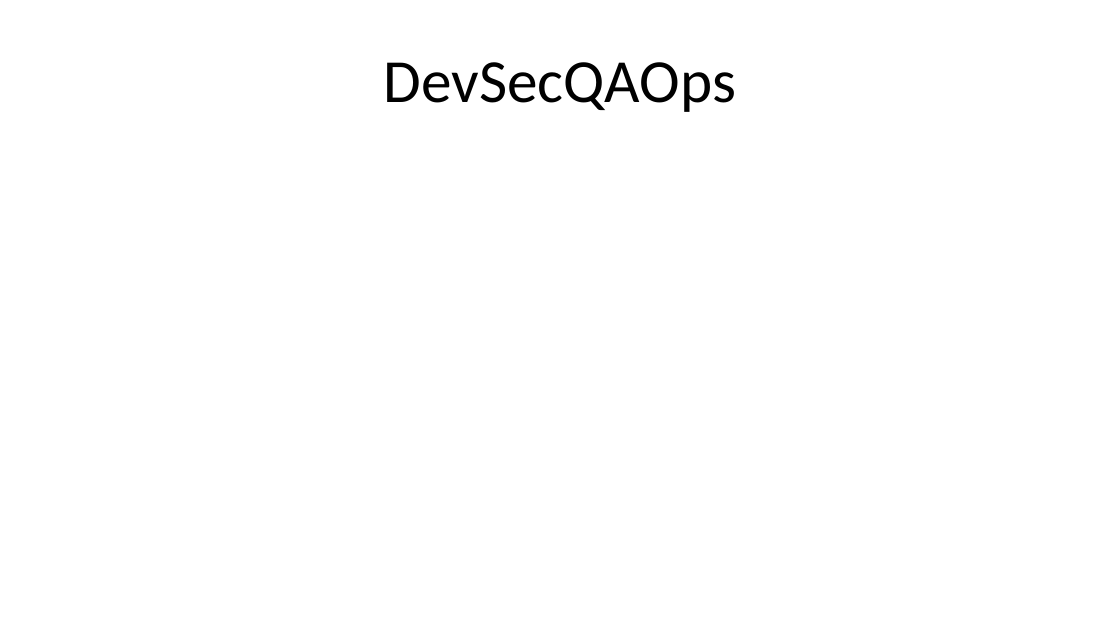
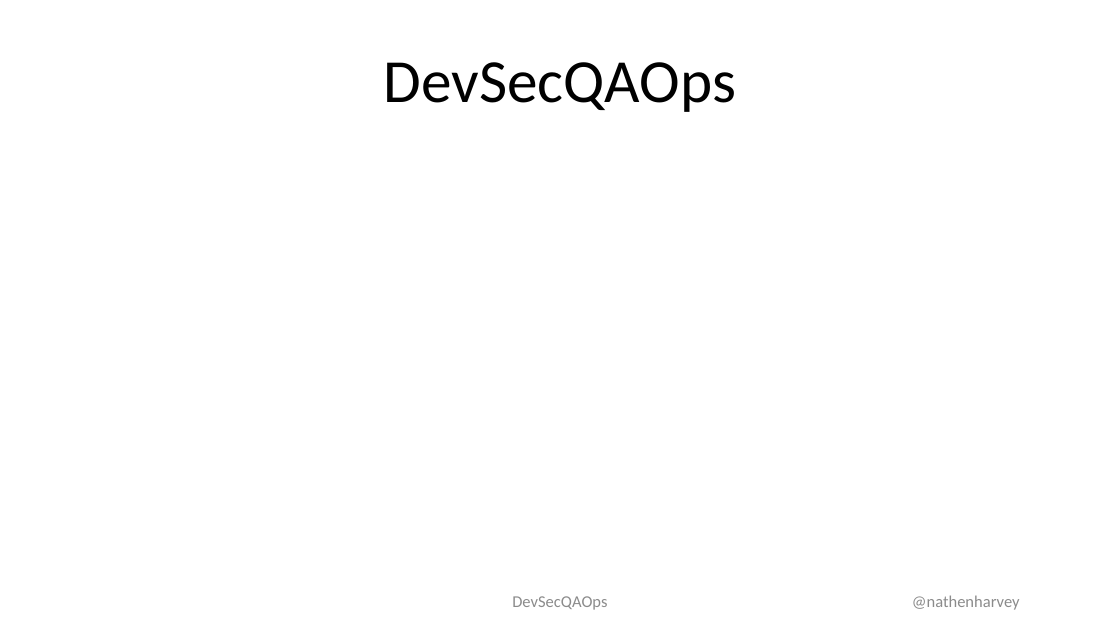
Before and after one commit to nathenharvey/devopsdays-austin-2016-presentations, a slide deck: slide 8 of Rugged Enterprise DevSecNetQAGovOps - Nathen Harvey - Ignite.pptx (slide 5 before the commit). Drawn at 1120x630 pixels with LibreOffice and Linux fonts; fonts in the diff are those of the drawing; background and template pictures are left out. Boxes give left, top, right and bottom in pixels: in the first picture for what was removed or moved away, otherwise in the second. Text is boxed around its words. In the diff, an @@ line names an element or a change of style, - is before the commit and + after.

```diff
--- a/Rugged Enterprise DevSecNetQAGovOps - Nathen Harvey - Ignite.pptx
+++ b/Rugged Enterprise DevSecNetQAGovOps - Nathen Harvey - Ignite.pptx
@@ text added at (x1=512, y1=596, x2=607, y2=610), 17 pt, text #8C8C8C @@
+DevSecQAOps
@@ text added at (x1=912, y1=595, x2=1020, y2=610), 17 pt, text #8C8C8C @@
+@nathenharvey
```
Also in this commit, not shown: 5 other slides changed, 13 slides added, 13 slides removed, 2 other files.
